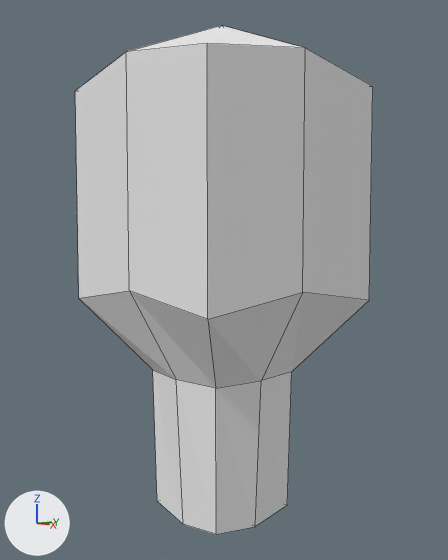
The Blender file game/Assets/Models/ProtoTree.blend: old version first, new version second.
One viewpoint serves both versions: a 50 mm camera at (8.25, -7.12, 5.35) aimed at (0.03, 0.03, 4.52). Lighting does not change. The marker at lower left points along +X, +Y and +Z. Mesh edges are drawn as thin lines.
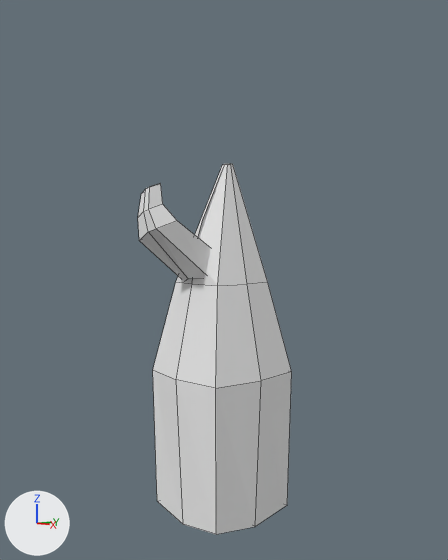
The change, as JSON lines over the scene's bpy script:
```json
{"block": "me_cube_001", "where": "# used by ob_cube_001; location = (0.0, 0.0, 1.0)"}
{"op": "remove", "block": "me_cube_001", "code": "me_cube_001.from_pydata(...)  # 17 vertices, 12 faces; spans x -1.0..1.0, y -1.0..1.0, z -0.69..1.9"}
{"op": "add", "block": "me_cube_001", "code": "me_cube_001.from_pydata(...)  # 35 vertices, 29 faces; spans x -1.0..1.0, y -1.0..1.0, z -0.69..5.55"}
{"block": "me_cube_001", "change": "me_cube_001 part 1"}
{"block": "me_cube_001", "change": "18 vertices are added at x -0.65..0.65, y -0.65..0.65, z 3.49..5.55"}
{"block": "me_cube_001", "change": "17 new faces join them"}
{"op": "add", "block": "me_cube_002", "code": ["me_cube_002 = bpy.data.meshes.new('Cube.002')", "me_cube_002.from_pydata(...)  # 24 vertices, 20 faces; spans x -0.39..0.33, y -1.61..-0.36, z 3.5..5.14", "me_cube_002.materials.append(mat_material)  # white #e7e7e7"]}
{"op": "add", "block": "ob_cube", "code": "ob_cube.hide_viewport = True"}
{"op": "add", "block": "ob_cube_002", "code": ["ob_cube_002 = bpy.data.objects.new('Cube.002', me_cube_002)", "ob_cube_002.location = (0.0, 0.0, 1.0)"]}
```

Pixel boxes [x1, y1, x2, y2] of what changed, in the pictures (448 x 560 px):
```json
{"object": "Cube", "change": "hidden", "before": [75, 25, 373, 388]}
{"object": "Cube.001", "change": "reshaped", "before": [153, 370, 292, 534], "after": [153, 164, 292, 534], "on screen": "125% taller"}
{"object": "Cube.002", "change": "added", "after": [138, 183, 211, 280]}
{"part": 1, "of": "me_cube_001", "change": "added", "after": [153, 164, 291, 388]}
```
